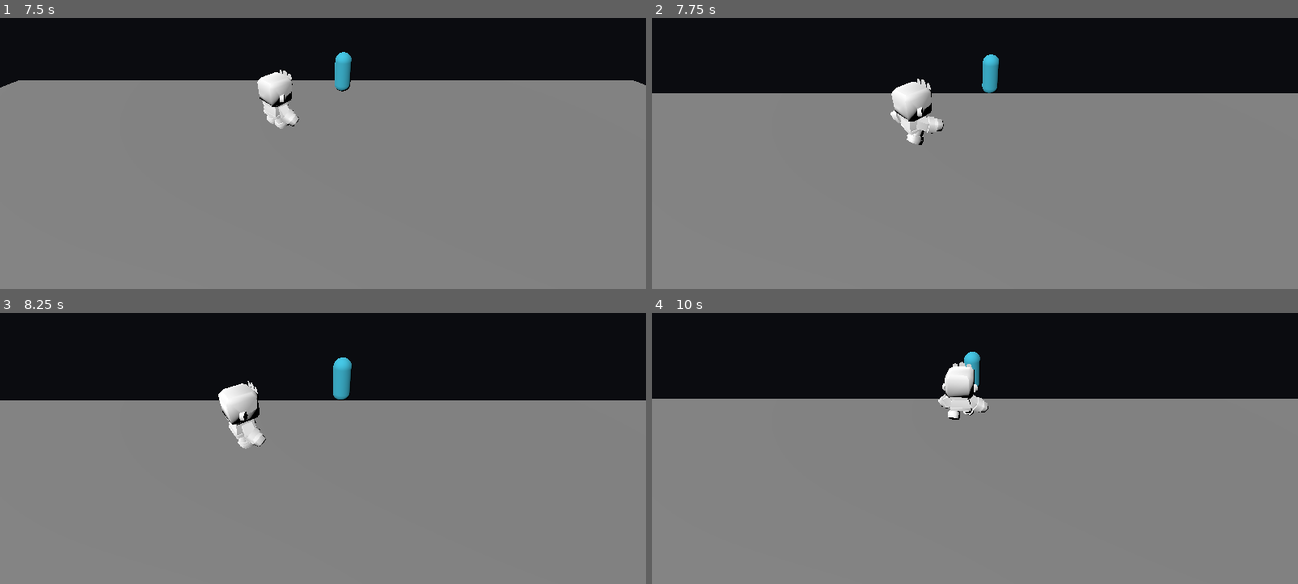
Above: before the commit, frames 1-4 (two rows, left to right).
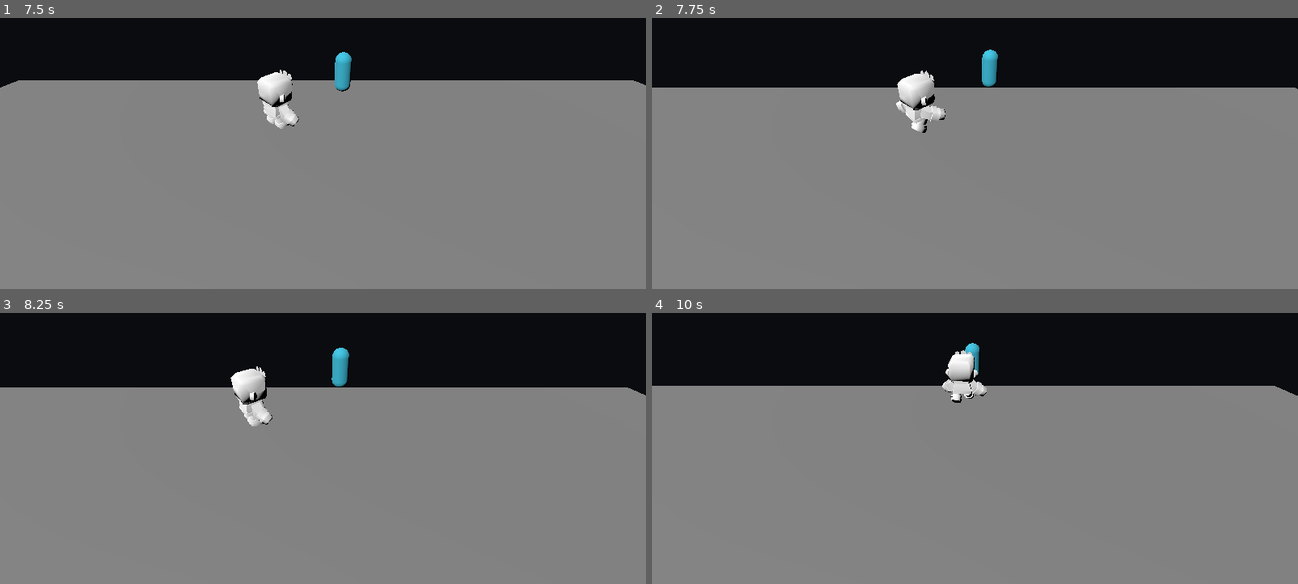
Above: after the commit, the same moments.

Repository: gabrielagudelo777-max/el-inquieto-videojuego
Game: Godot game, scene res://main.tscn
The game is run twice, just before and just after one commit, with the same random seed, the same clock (stepped at 60 frames per second) and the same inputs.
Inputs:
- Up to frame 1 (7.5 s): hold W (move_up) 0.53-2.03 s; tap Shift (dash) every 0.75 s from 0.6 to 7.35 s; hold A (move_left) 2.03-3.53 s; hold S (move_down) 3.53-4.28 s; hold D (move_right) 4.28-5.03 s; hold W (move_up) 5.03-5.78 s; hold D (move_right) from 5.78 s (still down)
- Up to frame 2 (7.75 s): keep holding D (move_right)
- Up to frame 3 (8.25 s): release D (move_right) at 8.03 s; hold S (move_down) from 8.03 s (still down); tap Shift (dash) at 8.1 s
- Up to frame 4 (10 s): release S (move_down) at 8.78 s; hold A (move_left) 8.78-9.53 s; tap Shift (dash) at 8.85, 9.6 s; hold W (move_up) from 9.53 s (still down)

Frame 1 is identical in both runs. In frame 2, 3.3% of the frame differs, in the area x 0-100%, y 11-47%; in frame 3, 6.1%, in the area x 0-100%, y 12-51%; in frame 4, 5.6%.

Commit message:
T8 N3 - Tarea A - limites del nivel

Diff:
--- a/camara_sigue.gd
+++ b/camara_sigue.gd
@@ -3,6 +3,8 @@
 @export var objetivo: Node3D
 @export var distancia = Vector3(0, 12, 4)
 @export var suavizado = 3.0
+@export var limite_min = Vector2(-14, -14)
+@export var limite_max = Vector2(14, 14)
 
 
 func _ready():
@@ -14,7 +16,11 @@
 
 
 func _physics_process(delta):
-	var destino = objetivo.global_position + distancia
+	var foco = objetivo.global_position
+	foco.x = clampf(foco.x, limite_min.x, limite_max.x)
+	foco.z = clampf(foco.z, limite_min.y, limite_max.y)
+
+	var destino = foco + distancia
 	global_position = global_position.lerp(
 		destino,
 		suavizado * delta
